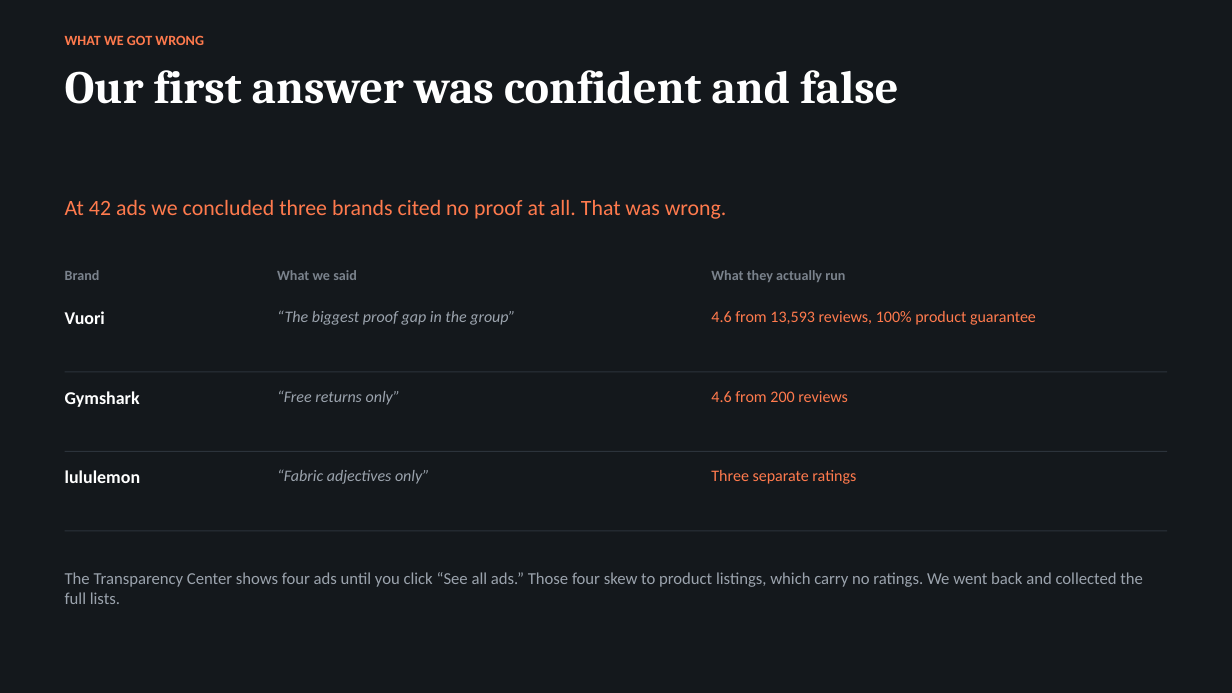
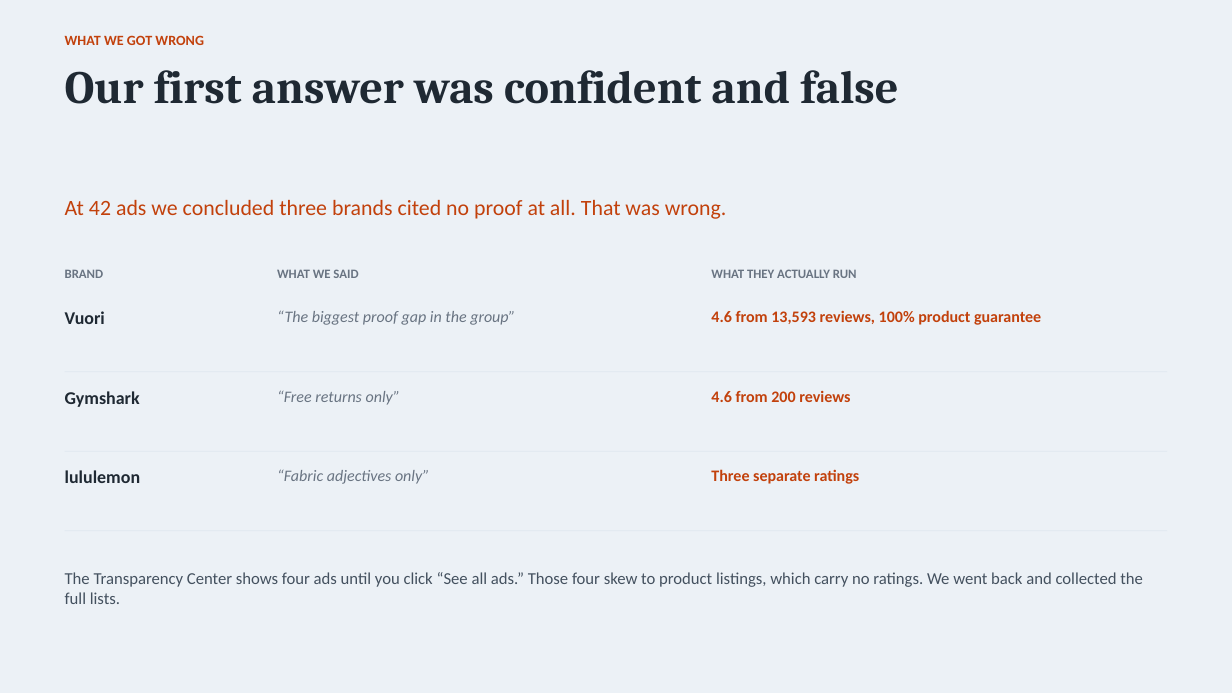
Before and after one commit to spdooley5949/Creative-Teardown-Marketing, a slide deck: slide 8 of output/Dooley_Creative_Teardown_Findings.pptx (slide 7 before the commit). Drawn at 1232x693 pixels with LibreOffice and Linux fonts; fonts in the diff are those of the drawing. Boxes give left, top, right and bottom in pixels: in the first picture for what was removed or moved away, otherwise in the second. Text is boxed around its words. In the diff, an @@ line names an element or a change of style, - is before the commit and + after.

```diff
--- a/output/Dooley_Creative_Teardown_Findings.pptx
+++ b/output/Dooley_Creative_Teardown_Findings.pptx
@@ background #14181C to #ECF1F6 @@
@@ text "WHAT WE GOT WRONG" at box(65, 35, 204, 45): text colour #FF7A4D to #C2410C @@
@@ text "At 42 ads we concluded ..." at box(65, 200, 727, 219): text colour #FF7A4D to #C2410C @@
@@ text at box(65, 269, 104, 278): text changed; size 11 to 10 pt; text colour #7A828C to #697482 @@
-Brand
+BRAND
@@ text at box(277, 269, 358, 278): text changed; size 11 to 10 pt; text colour #7A828C to #697482 @@
-What we said
+WHAT WE SAID
@@ text at box(711, 269, 857, 278): text changed; size 11 to 10 pt; text colour #7A828C to #697482 @@
-What they actually run
+WHAT THEY ACTUALLY RUN
@@ text colour #FFFFFF to #1F2933 in 4 elements at box(65, 70, 898, 104), box(65, 311, 105, 324), box(65, 391, 140, 407), box(65, 470, 141, 483) @@
@@ text colour #9BA3AD to #697482 in 3 elements at box(277, 310, 515, 325), box(277, 390, 400, 405), box(277, 469, 429, 484) @@
@@ text colour #FF7A4D to #C2410C, bold on in 3 elements at box(711, 310, 1041, 325), box(711, 391, 850, 402), box(711, 469, 859, 484) @@
@@ fill #2C333B to #DFE7EF in 3 elements at box(65, 372, 1167, 372), box(65, 451, 1167, 452), box(65, 531, 1167, 531) @@
@@ text "The Transparency Center shows four ..." at box(65, 572, 1143, 604): text colour #9BA3AD to #44515F @@
```
Also in this commit, not shown: 8 other slides changed, 1 slide added, 1 other file.
